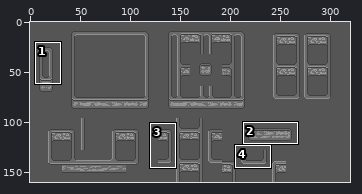
A sprite sheet gets an edit: AKJ11/Assets/Resources/Images/Tilesets/blob_height.png. The first picture is a wide view before the edit; the outline marks the close-up.
Close-up. First the earlier version:
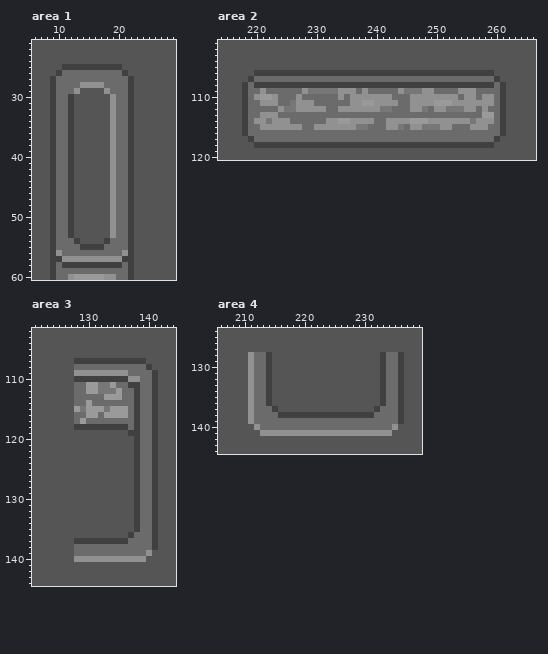
The file is 320x160 pixels. Colours within 5 levels of each other are drawn and written as one. Shown: area 1: x 6..29, y 21..60; area 2: x 214..266, y 101..120; area 3: x 121..144, y 102..144; area 4: x 206..239, y 124..144. The commit also changed other parts of the picture, which this record leaves out.
Once edited:
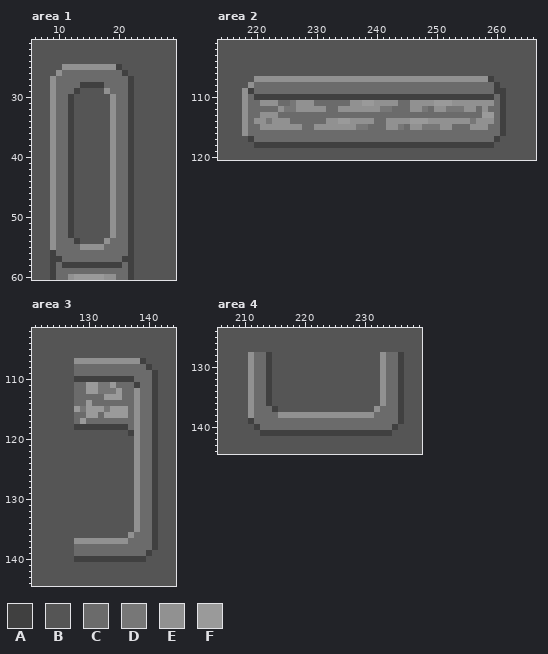
Palette (. is transparent): A #404040  B #555555  C #6b6b6b  D #777777  E #919191  F #9a9a9a
Change:
Changed rows in their new state; - is an unchanged pixel.
Area 1:
first column x 9:
25 --EEEEEEEEE--
26 -E-----------
27 E------------
28 E----AAAA----
29 E---A--------
30 E------------
31 E------------
32 E------------
33 E------------
34 E------------
35 E------------
36 E------------
37 E------------
38 E------------
39 E------------
40 E------------
41 E------------
42 E------------
43 E------------
44 E------------
45 E------------
46 E------------
47 E------------
48 E------------
49 E------------
50 E------------
51 E------------
52 E------------
53 E------------
54 E--------E---
55 E----EEEE----
56 -C----------C
57 --CCCCCCCCCC-
Area 2:
first column x 218:
106 --BBBBBBBBBBBBBBBBBBBBBBBBBBBBBBBBBBBBBBBB--
107 -BEEEEEEEEEEEEEEEEEEEEEEEEEEEEEEEEEEEEEEEAB-
108 BECCCCCCCCCCCCCCCCCCCCCCCCCCCCCCCCCCCCCCCCAB
109 EA-C------CCCCCCCCC-C-----CCCCCC----CCC---A-
110 E-AAAAAAAAAAAAAAAAAAAAAAAAAAAAAAAAAAAAAAAA--
111 E-------------------------------------------
112 E-------------------------------------------
113 E-------------------------------------------
114 E-------------------------------------------
115 E-------------------------------------------
116 E-------------------------------------------
Area 3:
first column x 128:
107 EEEEEEEEEEE--
109 CCCCCCCCC----
110 ---------AC--
111 ---------C---
112 ----------E--
113 ----------E--
114 ----------E--
115 ----------E--
116 ----------E--
117 ----------E--
118 ----------E--
119 ----------E--
120 ----------E--
121 ----------E--
122 ----------E--
123 ----------E--
124 ----------E--
125 ----------E--
126 ----------E--
127 ----------E--
128 ----------E--
129 ----------E--
130 ----------E--
131 ----------E--
132 ----------E--
133 ----------E--
134 ----------E--
135 ----------E--
136 ---------E---
137 EEEEEEEEE----
139 ------------A
140 AAAAAAAAAAAA-
Area 4:
first column x 211:
128 ----------------------E--
129 ----------------------E--
130 ----------------------E--
131 ----------------------E--
132 ----------------------E--
133 ----------------------E--
134 ----------------------E--
135 ----------------------E--
136 ----------------------E--
137 ---------------------E---
138 -----EEEEEEEEEEEEEEEE----
139 A------------------------
140 -A----------------------A
141 --AAAAAAAAAAAAAAAAAAAAAA-
Changed places in both close-ups, as pixel boxes (x1, y1, x2, y2):
changed: (50, 64, 128, 262)
changed: (242, 70, 506, 136)
changed: (74, 358, 152, 562)
changed: (248, 352, 398, 436)
